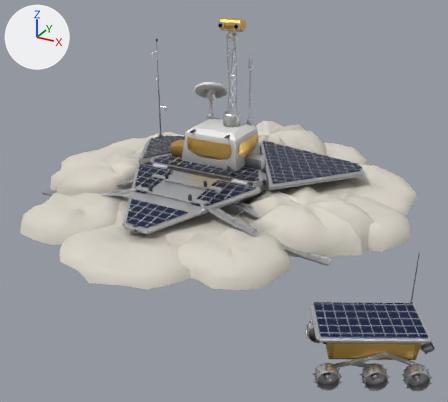
Before and after pictures for a commit that changed the glTF model static/martian/assets/models/pathfinder.glb.
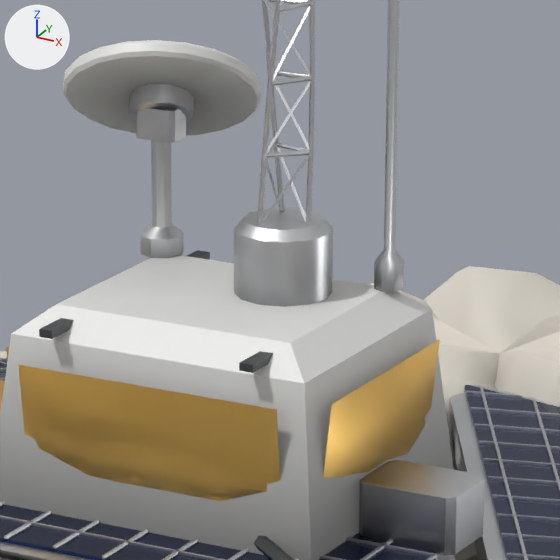
The first picture shows the older version from a camera (50 mm lens) standing at (2.6, -4.64, 2.23) and looking at (0.31, -0.49, 0.15). The close-ups show the older and then the newer version on the part from 41% to 62% of the width and 19% to 42% of the height of that picture. Only the edits that show in the close-ups are written down. The axes (+X, +Y, +Z) are drawn at upper left. The lights are the same throughout. Where no turn or scale is listed for an object, it has been applied to the vertices. Vertices at exactly the same position are counted once.
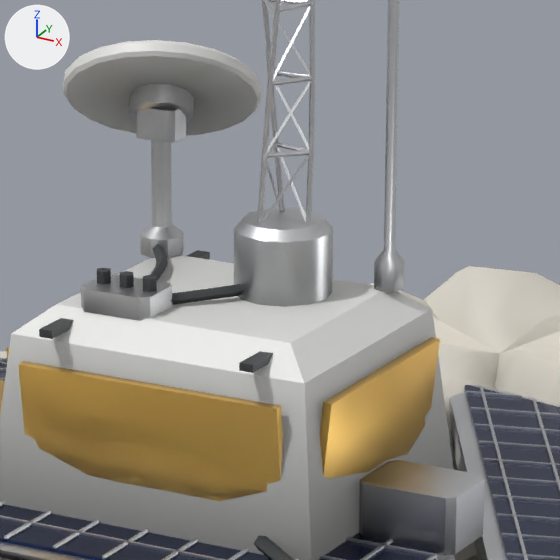
Location of each change, (x1, y1, x2, y2) in pixels of the close-ups (560 x 560 px):
part 1 of me_mesh_0, added: after (81, 274, 172, 321)
part 2 of me_mesh_0, added: after (97, 268, 111, 285)
part 3 of me_mesh_0, added: after (120, 271, 134, 288)
part 4 of me_mesh_0, added: after (143, 275, 157, 292)
part 5 of me_mesh_0, added: after (150, 244, 168, 281)
part 6 of me_mesh_0, added: after (171, 284, 244, 305)
part 7 of me_mesh_0, added (mostly hidden): after (6, 337, 439, 479)
part 8 of me_mesh_0, recoloured: (0, 235, 440, 481) in both

The change, as a diff of the scene's bpy script:
```diff
--- a/static/martian/assets/models/pathfinder.glb.py
+++ b/static/martian/assets/models/pathfinder.glb.py
@@ me_mesh_0 @@
 # used by ob_mesh_0; location = (-1.764, 1.717, -0.014)
-me_mesh_0.from_pydata(...)  # 4425 vertices, 7288 faces; spans x 0.0..3.54, y -3.56..0.0, z 0.0..1.56
+me_mesh_0.from_pydata(...)  # 4587 vertices, 7636 faces; spans x 0.0..3.54, y -3.56..0.0, z 0.0..1.56
+# me_mesh_0 part 1: the loose piece of 16 vertices spanning x 1.32..1.54, y -1.86..-1.7, z 0.32..0.44 is copied, and the copy is scaled about its middle by (0.528, 0.541, 0.292), then moved by (0.23, -0.02, 0.26), in mat_aluminium; it spans x 1.6..1.72, y -1.84..-1.75, z 0.63..0.67
+# me_mesh_0 part 2: a new loose piece, a 6-sided cylinder along z spanning x 1.612..1.636, y -1.808..-1.787, z 0.666..0.686, in mat_painted_dark
+# me_mesh_0 part 3: a new loose piece, a 6-sided cylinder along z spanning x 1.652..1.676, y -1.808..-1.787, z 0.666..0.686, in mat_painted_dark
+# me_mesh_0 part 4: a new loose piece, a 6-sided cylinder along z spanning x 1.692..1.716, y -1.808..-1.787, z 0.666..0.686, in mat_painted_dark
+# me_mesh_0 part 5: a new loose piece of 24 vertices spanning x 1.57..1.67, y -1.75..-1.54, z 0.63..0.66, in mat_painted_dark
+# me_mesh_0 part 6: a new loose piece of 24 vertices spanning x 1.71..1.82, y -1.77..-1.64, z 0.63..0.66, in mat_painted_dark
+# me_mesh_0 part 7: 56 vertices added at x 1.5..2.03, y -1.9..-1.45, z 0.36..0.56
+# me_mesh_0 part 8: 173 kept faces spanning x 1.32..2.05, y -2.04..-1.39, z 0.32..0.91 get new vertex colours
+# other edits to the shape of me_mesh_0 do not show in these pictures
 me_mesh_0.materials.append(mat_aluminium)
```
